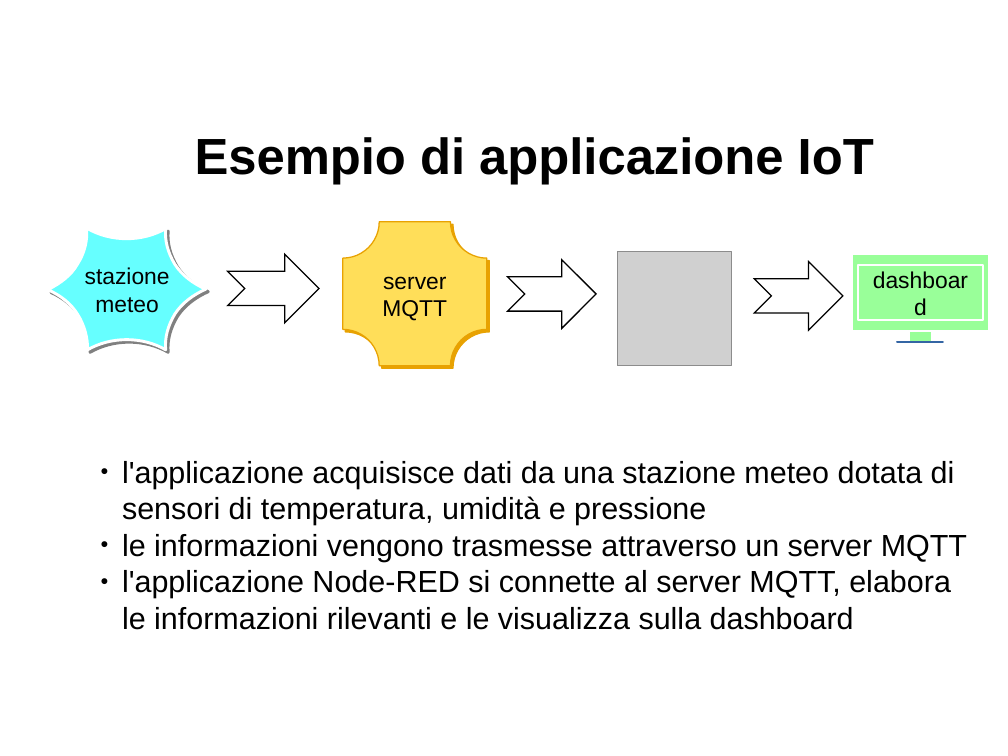
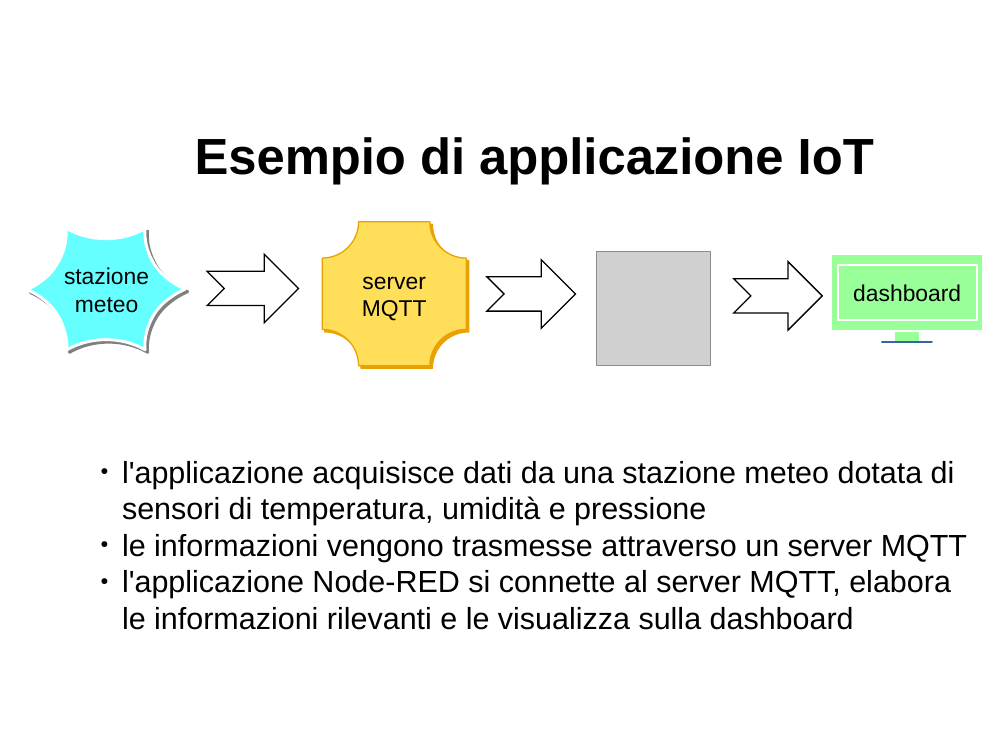
Before and after one commit to davideancona/minicorsiRAISE, a slide deck: slide 12 of iot/NodeRED_Ancona.pptx. Drawn at 1008x756 pixels with LibreOffice and Linux fonts; fonts in the diff are those of the drawing; grey boxes stand for pictures. Boxes give left, top, right and bottom in pixels: in the first picture for what was removed or moved away, otherwise in the second. Text is boxed around its words. In the diff, an @@ line names an element or a change of style, - is before the commit and + after.

```diff
--- a/iot/NodeRED_Ancona.pptx
+++ b/iot/NodeRED_Ancona.pptx
@@ 3 notched right arrows, 1 picture, 1 freeform shape, 1 plaque: place and size @@
-3 notched right arrows, 1 picture, 1 freeform shape, 1 plaque at box(48, 222, 843, 366)
+3 notched right arrows, 1 picture, 1 freeform shape, 1 plaque at box(28, 222, 822, 366)
@@ rectangle: place and size @@
-rectangle at box(852, 254, 989, 331)
+rectangle at box(831, 254, 983, 331)
@@ rectangle "dashboard": place and size @@
-rectangle "dashboard" at box(858, 265, 984, 320)
+rectangle "dashboard" at box(838, 265, 977, 320)
@@ rectangle: place and size @@
-rectangle at box(897, 342, 943, 342)
+rectangle at box(882, 342, 932, 342)
@@ rectangle: place and size @@
-rectangle at box(909, 331, 932, 342)
+rectangle at box(895, 331, 920, 342)
```
Also in this commit, not shown: 2 other slides changed, 4 other files.
